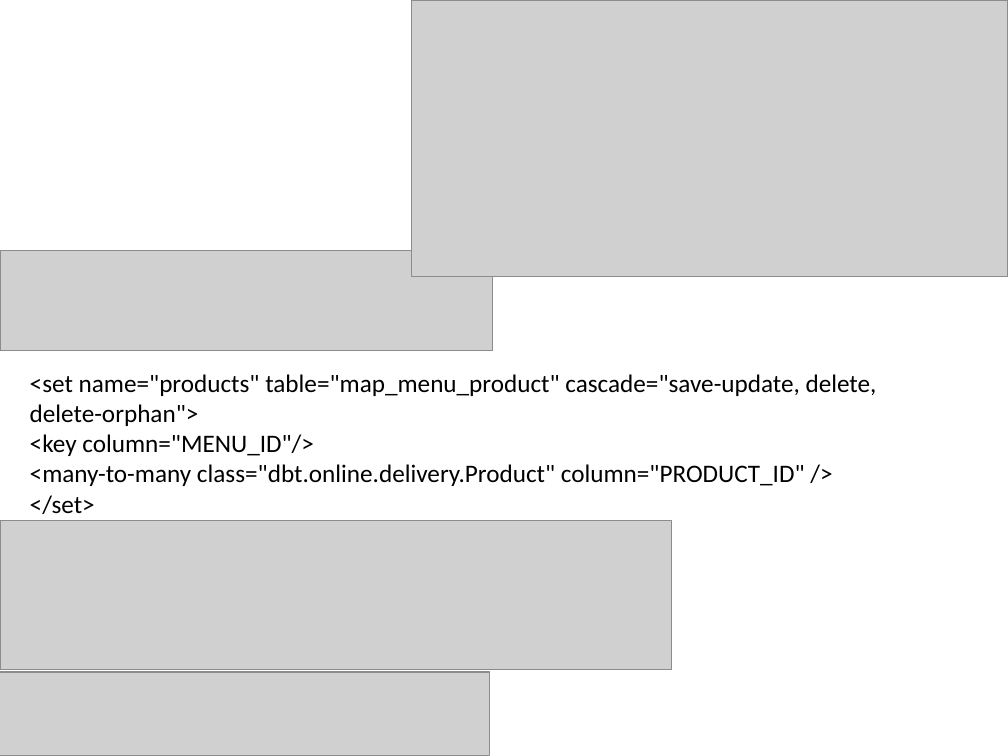
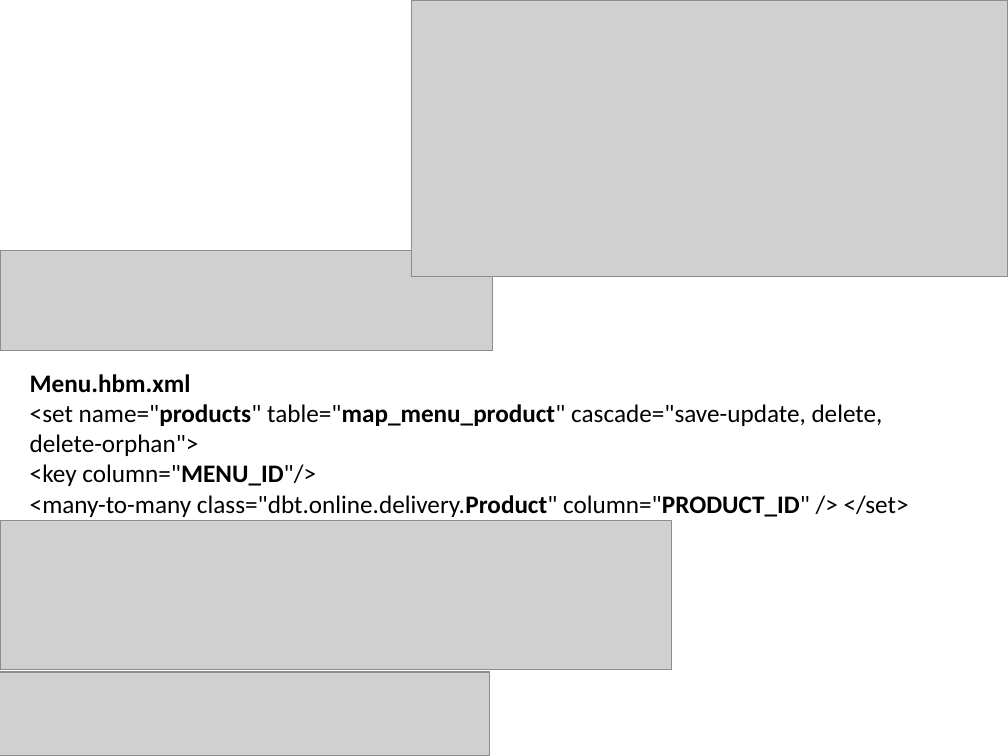
Before and after one commit to hagenduk/DBT, a slide deck: slide 3 of src/uml/create_tables.pptx (slide 4 before the commit). Drawn at 1008x756 pixels with LibreOffice and Linux fonts; fonts in the diff are those of the drawing; grey boxes stand for pictures. Boxes give left, top, right and bottom in pixels: in the first picture for what was removed or moved away, otherwise in the second. Text is boxed around its words. In the diff, an @@ line names an element or a change of style, - is before the commit and + after.

```diff
--- a/src/uml/create_tables.pptx
+++ b/src/uml/create_tables.pptx
@@ text at [30, 374, 191, 393]: paragraph added @@
+Menu.hbm.xml
@@ text at [30, 404, 883, 486]: bold on in "name="products" table="map_menu_product"", "column="MENU_ID"/>" @@
@@ text at [30, 495, 909, 517]: text changed @@
-<many-to-many class="dbt.online.delivery.Product" column="PRODUCT_ID" />
-</set>
+<many-to-many class="dbt.online.delivery.Product" column="PRODUCT_ID" /> </set>
```
Also in this commit, not shown: 2 other slides changed, 1 slide removed, 1 other file.
